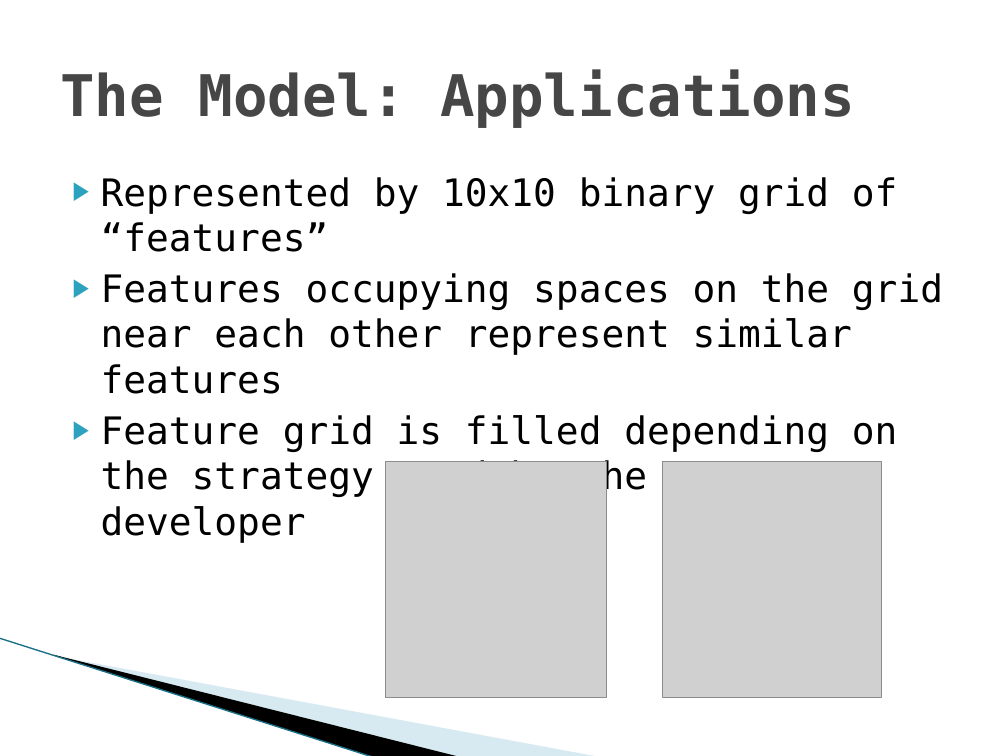
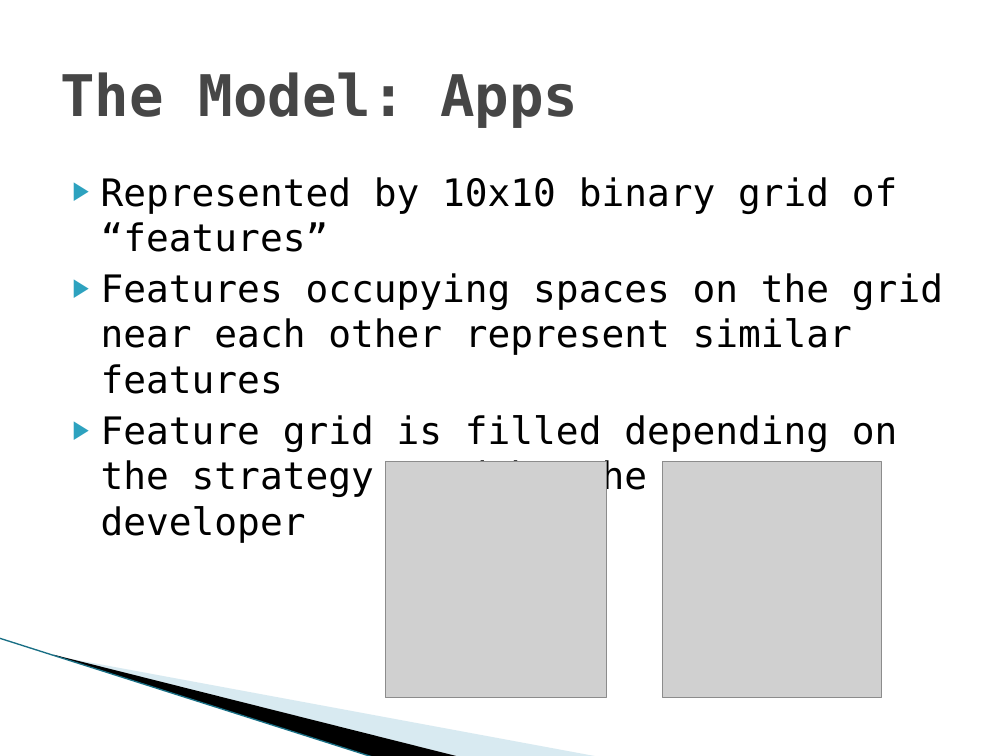
Before and after one commit to vfasburg/cse_848, a slide deck: slide 7 of paper/848_Paper_Presentation_Fasburg_Thomas.pptx. Drawn at 1008x756 pixels with LibreOffice and Linux fonts; fonts in the diff are those of the drawing; grey boxes stand for pictures; background and template pictures are left out. Boxes give left, top, right and bottom in pixels: in the first picture for what was removed or moved away, otherwise in the second. Text is boxed around its words. In the diff, an @@ line names an element or a change of style, - is before the commit and + after.

```diff
--- a/paper/848_Paper_Presentation_Fasburg_Thomas.pptx
+++ b/paper/848_Paper_Presentation_Fasburg_Thomas.pptx
@@ title at (x1=60, y1=72, x2=578, y2=128): text changed @@
-The Model: Applications
+The Model: Apps
```
Also in this commit, not shown: 5 other slides changed, 1 slide added, 6 other files.
